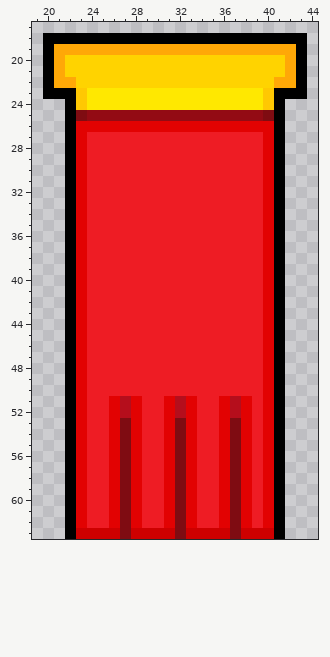
Two versions of one pixel-art sprite, sprites/sShotGunShell/layers/3e1701f7-91ef-4b72-a631-dce4b100bbba/0196a2b5-8d2b-4377-89a3-c366cbfea21f.png. Above, as it was before the edit.
The file is 64x64 pixels. Shown: x 19..44, y 17..63.
After the commit:
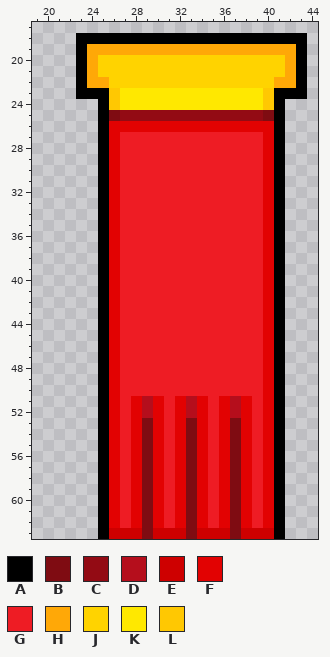
Palette (. is transparent): A #000000  B #7f0c12  C #930b14  D #b50e1c  E #ce0000  F #e20202  G #ee1c24  H #ffa807  J #ffd300  K #ffe800  L #ffc802
Changes in this commit:
y 18: x 20..22 AAA -> ...
y 19: x 20..23 AHHH -> ...A
y 20..21: x 20..24 AHJJJ -> ...AH
y 22: x 20..25 AHHJJJ -> ...AHH
y 23: x 20..26 AAALKKK -> ...AAAL
y 24: x 22..26 ALKKK -> ...AL
y 25: x 22..26 ABCCC -> ...AB
y 26: x 22..25 AFFF -> ...A
y 27..50: x 22..26 AFGGG -> ...AF
y 51..52: x 22..25 AFGG -> ...A; x 27 D -> G; x 29..34 GGFDFG -> DFGFDF
y 53..62: x 22..25 AFGG -> ...A; x 27 B -> G; x 29..34 GGFBFG -> BFGFBF
y 63: x 22..25 AEEE -> ...A; x 27 B -> E; x 29 E -> B; x 32..33 BE -> EB
